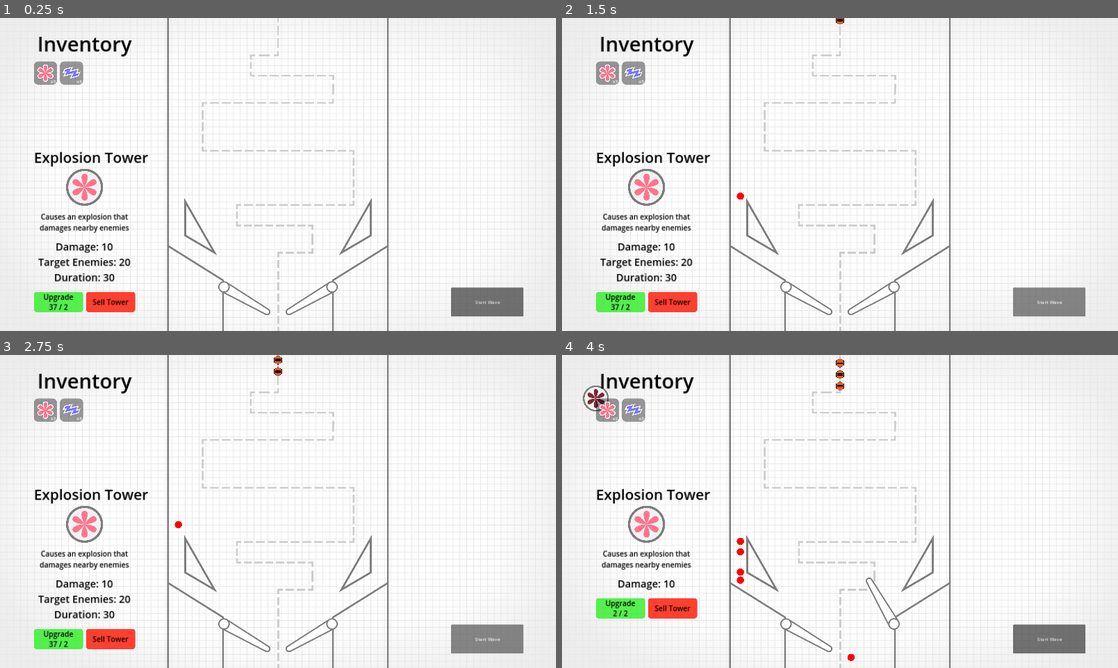
Above: before the commit, frames 1-4 (two rows, left to right).
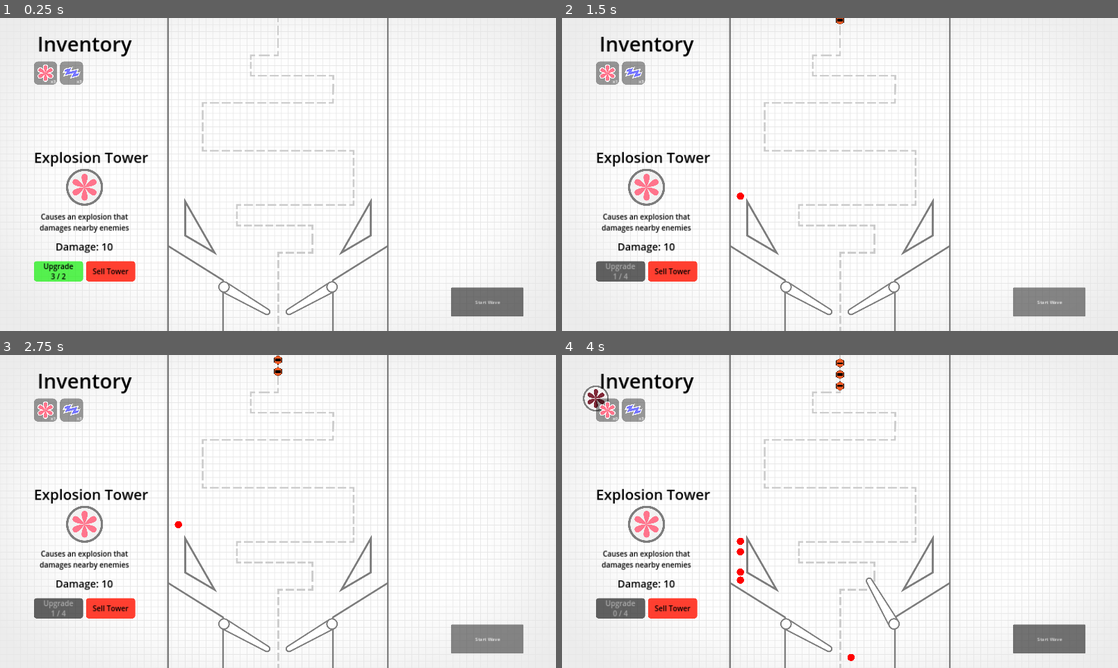
Above: after the commit, the same moments.

Repository: cxhuy/ptd
Game: Godot game, scene res://scenes/game.tscn
Two runs of this game, one before a commit and one after it. Both use one fixed random seed, a clock stepped at 60 frames per second and the inputs below.
Inputs (mouse positions are in pixels of both pictures, inside the frame that each line leads up to):
- Up to frame 1 (0.25 s): no input
- Up to frame 2 (1.5 s): click "Upgrade 37 / 2" (after the commit: "Upgrade 3 / 2") at 0.5 s; click "Start Wave" at 1.25 s
- Up to frame 3 (2.75 s): click "Start Wave" at 2 s
- Up to frame 4 (4 s): click "Sell Tower" at 2.75 s; tap Enter at 3.5 s; move the mouse to (606, 411) at 3.52 s; hold / (rightFlip) from 3.53 s (still down); hold Space (addBall) from 3.53 s (still down); click (606, 411) at 3.67 s

The runs differ from the first frame. In frame 1, 2.4% of the frame differs, in the area x 6-25%, y 76-94%; in frame 2, 2.3%; in frame 3, 2.3%; in frame 4, 0.6%.

Commit message:
feat: tower upgrade button update quantity

Diff:
--- a/scenes/ui.tscn
+++ b/scenes/ui.tscn
@@ -169,3 +169,5 @@
 theme_override_styles/focus = SubResource("StyleBoxFlat_n2bqs")
 text = "Sell Tower
 "
+
+[connection signal="pressed" from="Panel/TowerData/Buttons/UpgradeButton" to="." method="_on_upgrade_button_pressed"]
--- a/scripts/ui.gd
+++ b/scripts/ui.gd
@@ -1,6 +1,8 @@
 extends CanvasLayer
 
 var towerAdd := preload("res://scenes/towerAdd.tscn")
+
+var currentTowerId: int
 
 
 func _ready():
@@ -11,9 +13,14 @@
 		towerAddInstance.towerId = i + 1
 		$Panel/Inventory.add_child(towerAddInstance)
 
+	updateTowerData(1)
+
 
 func updateTowerData(towerId: int):
+	currentTowerId = towerId
 	var towerData: Dictionary =  Data.towerData[towerId]
+	$Panel/Inventory.get_child(currentTowerId).get_node("TowerQuantity").text = "x" + str(towerData["quantity"])
+
 	$Panel/TowerData/TowerName.text = towerData["name"]
 	$Panel/TowerData/TowerImage/TowerSprite.texture = \
 		load("res://sprites/towers/tower" + str(towerId) + "/tower" + str(towerId) + "_on.svg")
@@ -32,3 +39,10 @@
 		$Panel/TowerData/Buttons/UpgradeButton.disabled = true
 	else:
 		$Panel/TowerData/Buttons/UpgradeButton.disabled = false
+
+
+func _on_upgrade_button_pressed():
+	var towerData: Dictionary =  Data.towerData[currentTowerId]
+	towerData["quantity"] -= Data.upgradeRequired[towerData["level"]]
+	towerData["level"] += 1
+	updateTowerData(currentTowerId)
